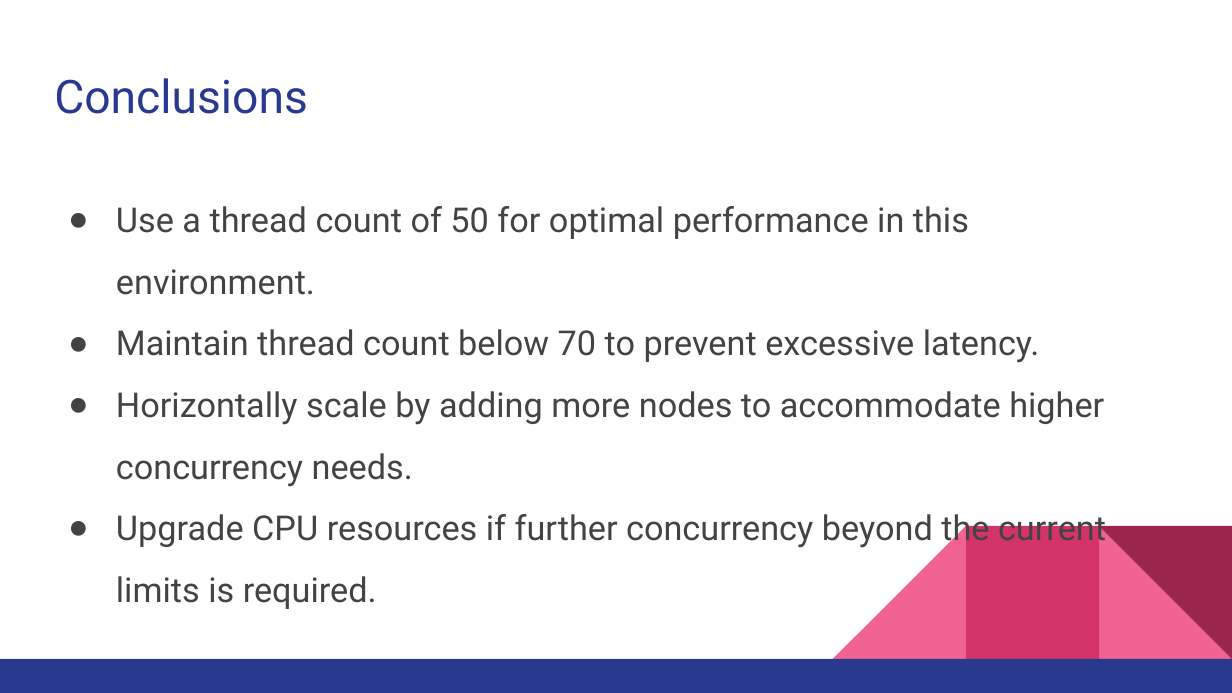
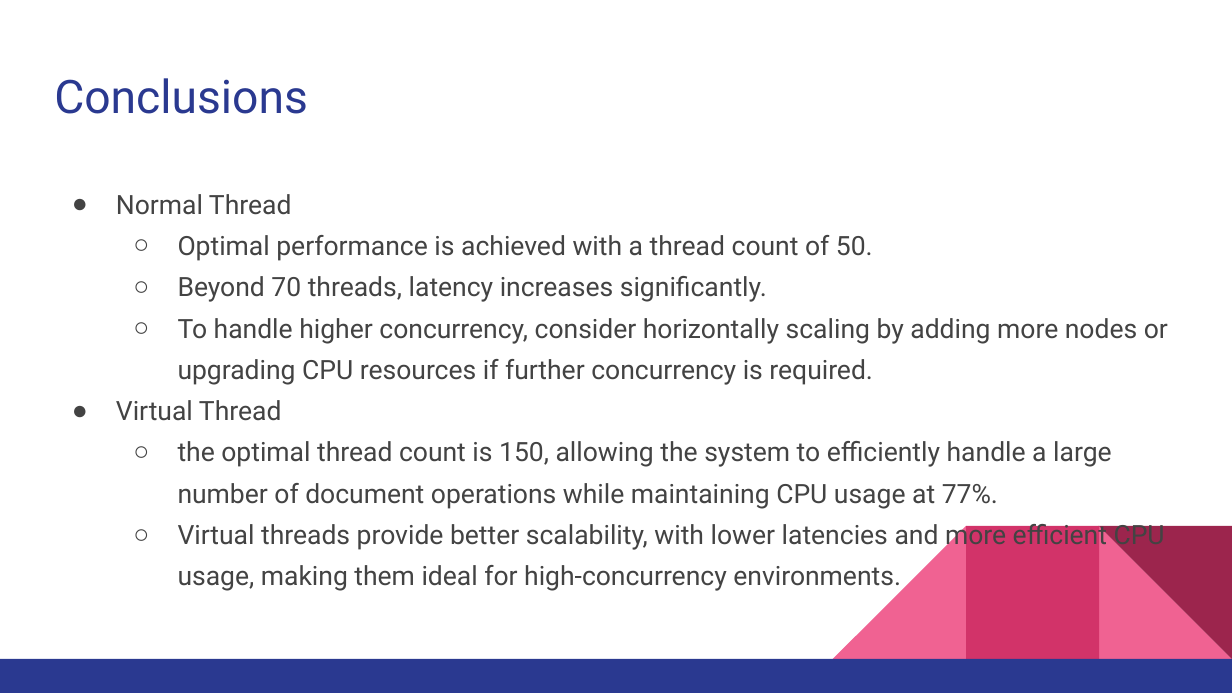
Before and after one commit to DanielBashary/concurrency-benchmark, a slide deck: slide 17 of Couchbase Metrics.pptx (slide 12 before the commit). Drawn at 1232x693 pixels with LibreOffice and Linux fonts; fonts in the diff are those of the drawing. Boxes give left, top, right and bottom in pixels: in the first picture for what was removed or moved away, otherwise in the second. Text is boxed around its words. In the diff, an @@ line names an element or a change of style, - is before the commit and + after.

```diff
--- a/Couchbase Metrics.pptx
+++ b/Couchbase Metrics.pptx
@@ text at (116, 194, 1168, 592): text changed; size 20 to 15.5 pt @@
-● Use a thread count of 50 for optimal performance in this environment.
-● Maintain thread count below 70 to prevent excessive latency.
-● Horizontally scale by adding more nodes to accommodate higher concurrency needs.
-● Upgrade CPU resources if further concurrency beyond the current limits is required.
+● Normal Thread
+  ○ Optimal performance is achieved with a thread count of 50.
+  ○ Beyond 70 threads, latency increases significantly.
+  ○ To handle higher concurrency, consider horizontally scaling by adding more nodes or upgrading CPU resources if further concurrency is required.
+● Virtual Thread
+  ○ the optimal thread count is 150, allowing the system to efficiently handle a large number of document operations while maintaining CPU usage at 77%.
+  ○ Virtual threads provide better scalability, with lower latencies and more efficient CPU usage, making them ideal for high-concurrency environments.
```
Also in this commit, not shown: 3 other slides changed, 7 slides added, 2 slides removed, 5 other files.
